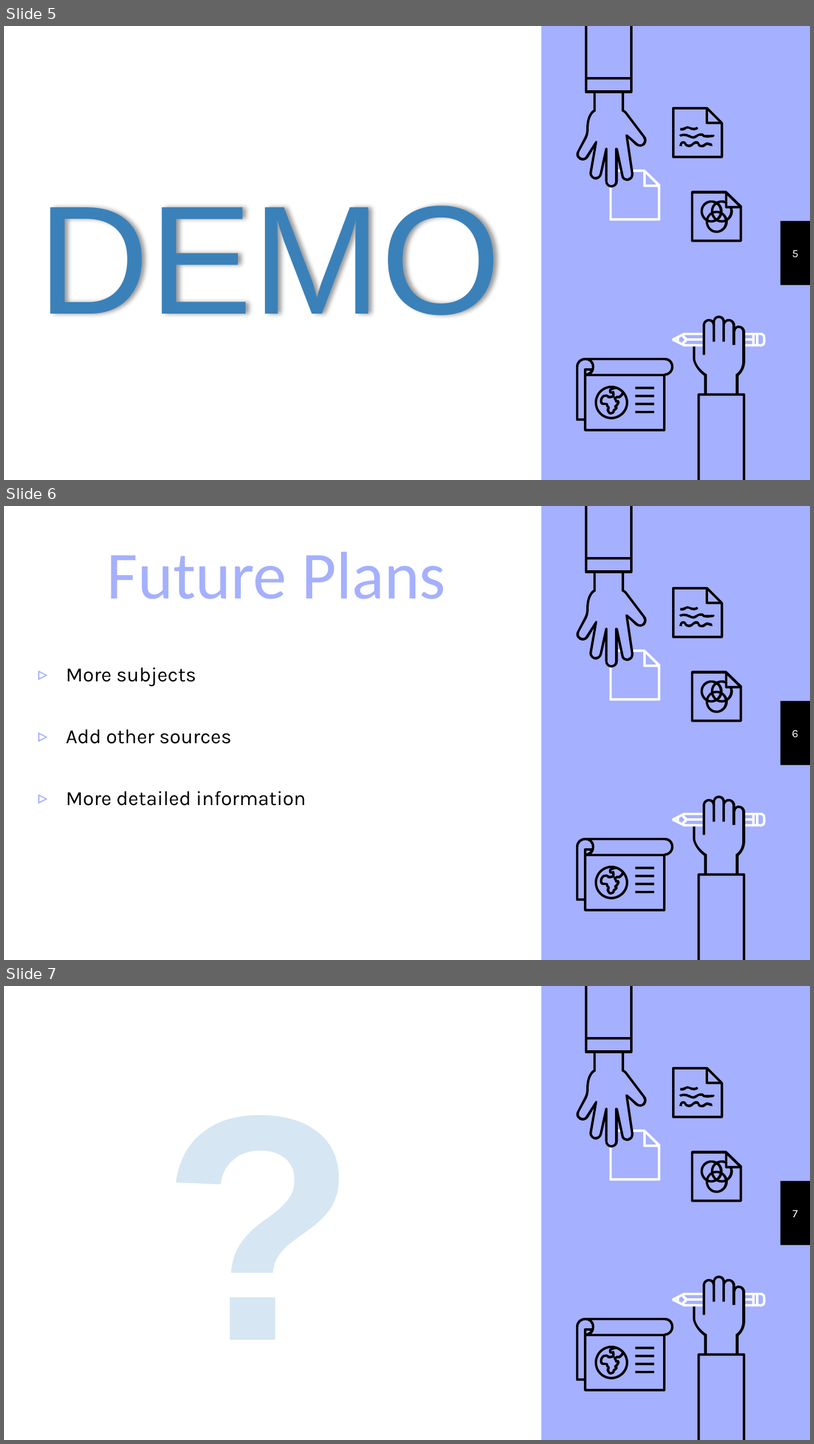
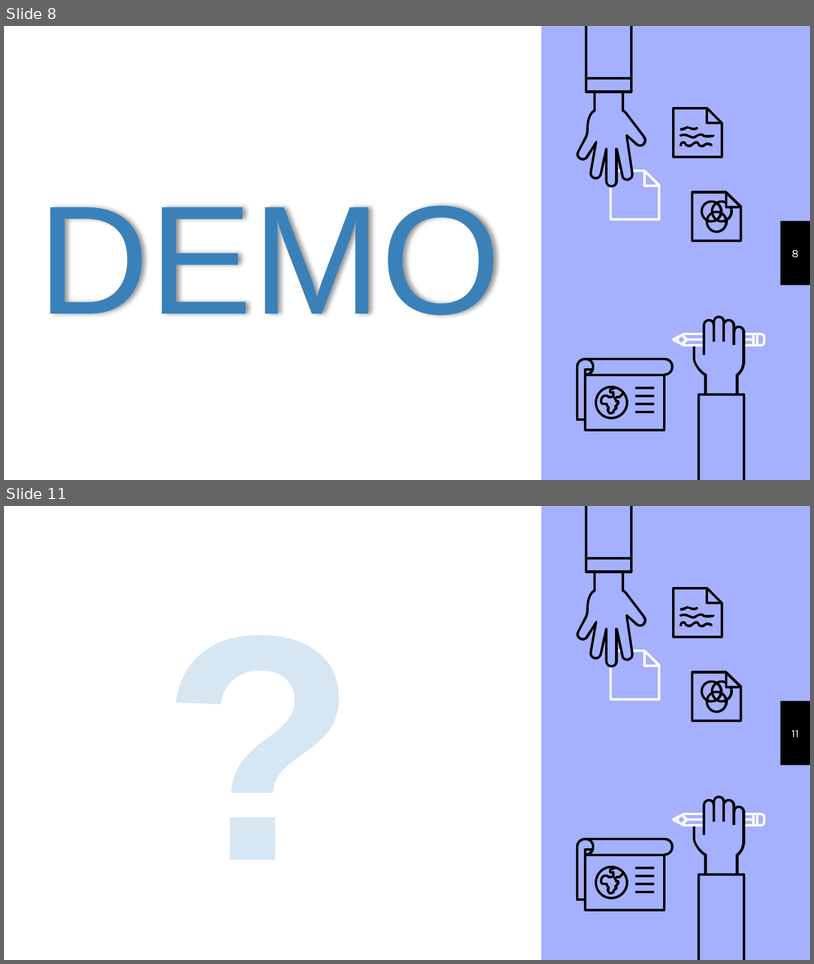
Before and after one commit to VIVelev/2Inter4U, a slide deck: OldAndBald.pptx. Shown one above the other, each under a label of ours: slides 5, 6 and 7 before the commit, slides 8 and 11 after it; the slides between them are not shown. The pictures are 814x1444 and 814x964 pixels, drawn with LibreOffice and Linux fonts; fonts in the diff are those of the drawing. Boxes give left, top, right and bottom in pixels: in the first picture for what was removed or moved away, otherwise in the second. Text is boxed around its words. In the diff, an @@ line names an element or a change of style, - is before the commit and + after.

```diff
--- a/OldAndBald.pptx
+++ b/OldAndBald.pptx
@@ slide 6 removed at box(4, 506, 810, 960), background #A5B0FE; not listed: 24 template elements that a slide beside it also shows @@
@@ title removed at box(107, 552, 446, 599) @@
-Future Plans
@@ text removed at box(66, 667, 306, 805) @@
-▹ More subjects
-▹ Add other sources
-▹ More detailed information
@@ page number removed at box(792, 730, 799, 738) @@
-6
@@ what was slide 5 is now slide 8 @@
@@ page number at box(792, 250, 799, 258): text changed @@
-5
+8
@@ what was slide 7 is now slide 11 @@
@@ page number at box(792, 730, 799, 737): text changed @@
-7
+11
```
Also in this commit, not shown: 3 slides changed, 5 slides added, 59 other files.
